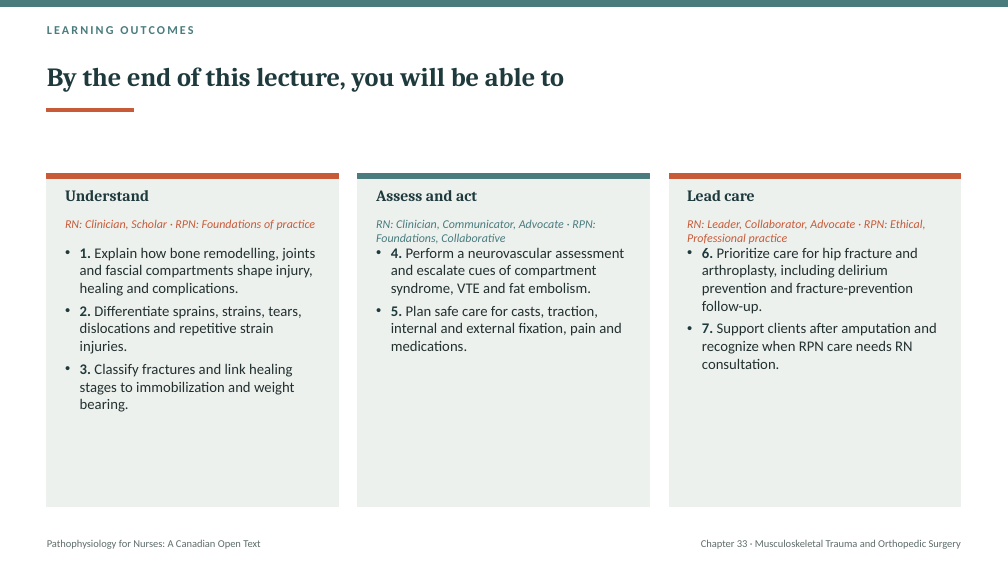
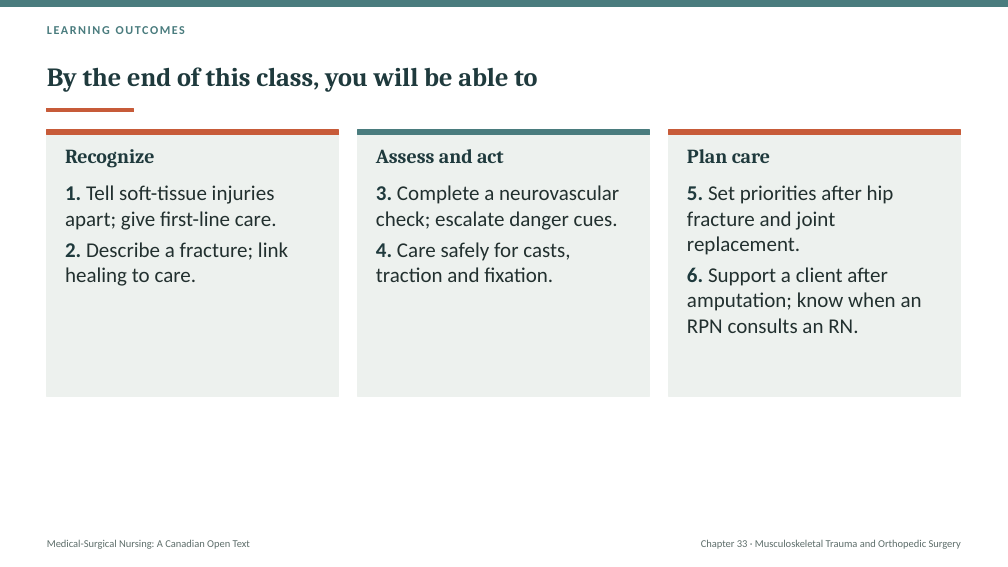
Before and after one commit to andrewleenl/opensourcenursing, a slide deck: slide 2 of Ch33_Musculoskeletal_Trauma_and_Orthopedic_Surgery_Lecture_Presentation.pptx. Drawn at 1008x567 pixels with LibreOffice and Linux fonts; fonts in the diff are those of the drawing. Boxes give left, top, right and bottom in pixels: in the first picture for what was removed or moved away, otherwise in the second. Text is boxed around its words. In the diff, an @@ line names an element or a change of style, - is before the commit and + after.

```diff
--- a/Ch33_Musculoskeletal_Trauma_and_Orthopedic_Surgery_Lecture_Presentation.pptx
+++ b/Ch33_Musculoskeletal_Trauma_and_Orthopedic_Surgery_Lecture_Presentation.pptx
@@ text "LEARNING OUTCOMES" at (47,26,185,34): letter spacing 2 to 1.5 pt @@
@@ title at (47,67,537,92): text changed @@
-By the end of this lecture, you will be able to
+By the end of this class, you will be able to
@@ rectangle: place and size @@
-rectangle at (47,174,339,507)
+rectangle at (47,130,339,396)
@@ text added at (65,149,155,168), 19 pt, text #1F3A3D, bold @@
+Recognize
@@ 3 rectangles: place and size @@
-3 rectangles at (47,174,961,178)
+3 rectangles at (47,130,961,135)
@@ rectangle: place and size @@
-rectangle at (358,174,650,507)
+rectangle at (358,130,650,396)
@@ text "Assess and act": place and size @@
-text "Assess and act" at (376,190,477,201)
+text "Assess and act" at (376,149,504,163)
@@ text "Assess and act" at (376,149,504,163): size 15 to 19 pt @@
@@ rectangle: place and size @@
-rectangle at (669,174,961,507)
+rectangle at (669,130,961,396)
@@ text at (687,149,770,163): text changed; size 15 to 19 pt @@
-Lead care
+Plan care
@@ text at (65,185,288,286): text changed; size 15 to 20 pt; font Cambria to Calibri; text colour #1F3A3D to #22302F; bold off @@
-Understand
+1. Tell soft-tissue injuries apart; give first-line care.
+2. Describe a fracture; link healing to care.
@@ text at (376,185,619,282): text changed; size 14 to 20 pt @@
-• 4. Perform a neurovascular assessment and escalate cues of compartment syndrome, VTE and fat embolism.
-• 5. Plan safe care for casts, traction, internal and external fixation, pain and medications.
+3. Complete a neurovascular check; escalate danger cues.
+4. Care safely for casts, traction and fixation.
@@ text added at (687,185,922,333), 20 pt, text #22302F @@
+5. Set priorities after hip fracture and joint replacement.
+6. Support a client after amputation; know when an RPN consults an RN.
@@ text removed at (65,219,316,230) @@
-RN: Clinician, Scholar · RPN: Foundations of practice
@@ text removed at (376,220,596,243) @@
-RN: Clinician, Communicator, Advocate · RPN: Foundations, Collaborative
@@ text removed at (687,219,925,244) @@
-RN: Leader, Collaborator, Advocate · RPN: Ethical, Professional practice
@@ text removed at (80,247,315,412) @@
-• 1. Explain how bone remodelling, joints and fascial compartments shape injury, healing and complications.
-• 2. Differentiate sprains, strains, tears, dislocations and repetitive strain injuries.
-• 3. Classify fractures and link healing stages to immobilization and weight bearing.
@@ text removed at (702,248,937,369) @@
-• 6. Prioritize care for hip fracture and arthroplasty, including delirium prevention and fracture-prevention follow-up.
-• 7. Support clients after amputation and recognize when RPN care needs RN consultation.
@@ text at (47,539,250,549): text changed @@
-Pathophysiology for Nurses: A Canadian Open Text
+Medical-Surgical Nursing: A Canadian Open Text
```
Also in this commit, not shown: 9 other slides changed, 40 slides added, 40 slides removed, 14 other files.
